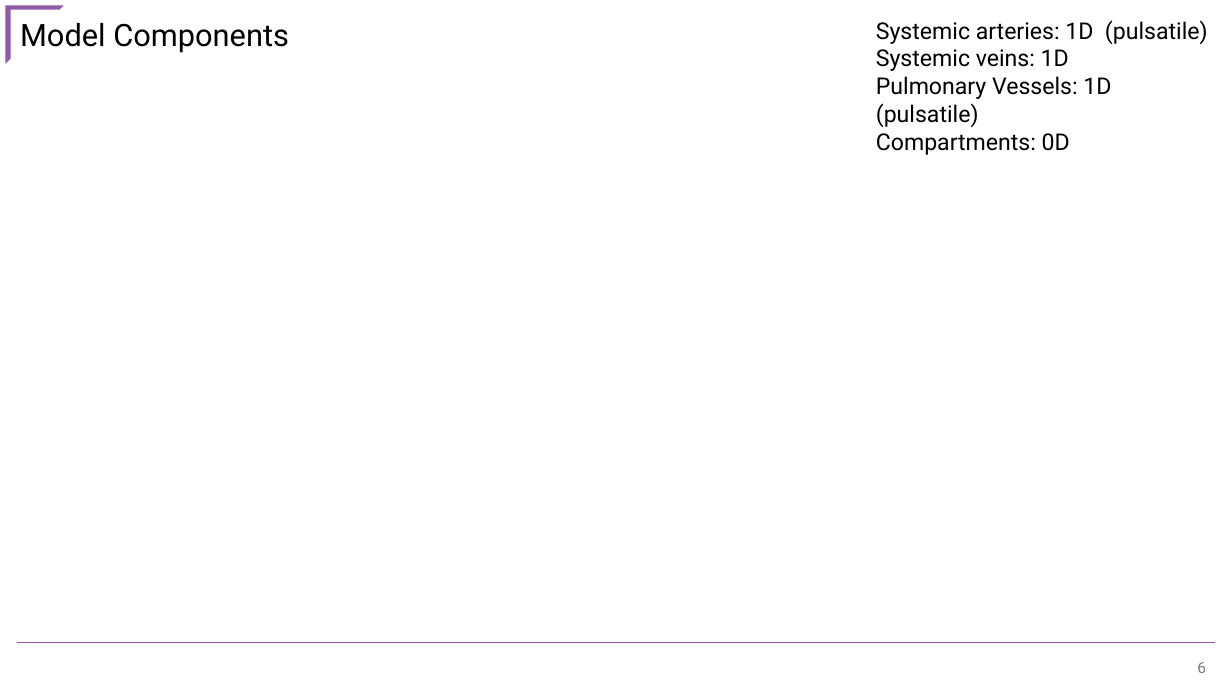
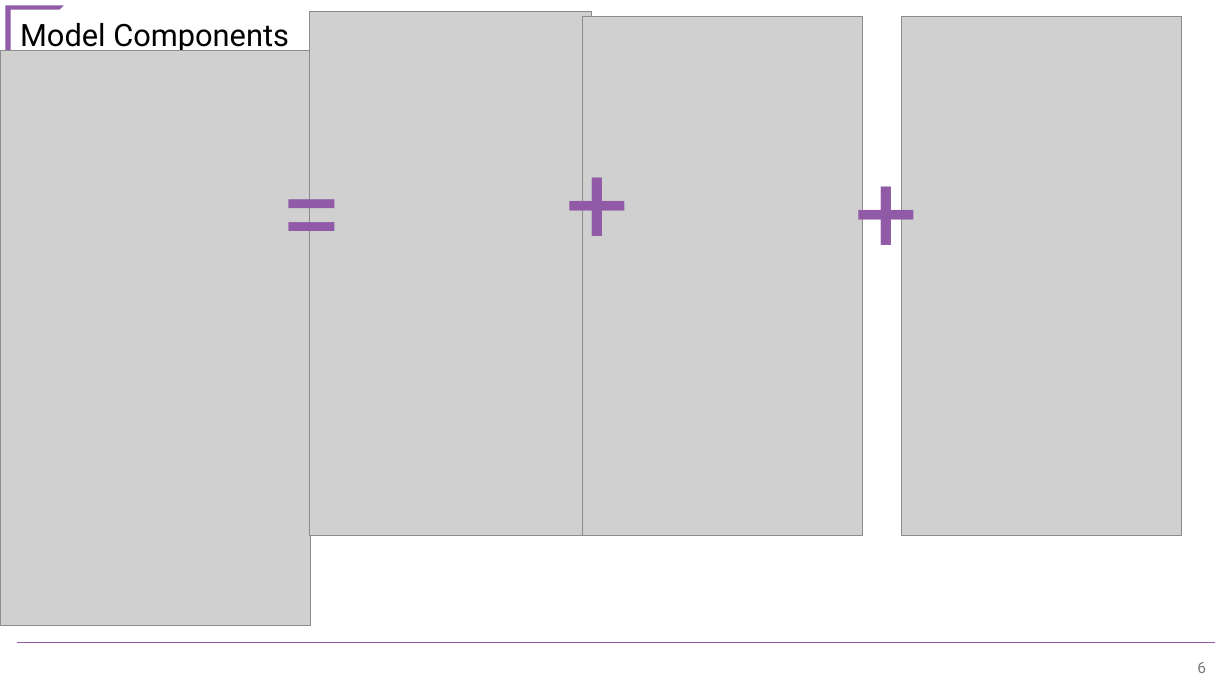
Before and after one commit to CNorthwayMedPhys/Full-Body-Flow-Model-Project, a slide deck: slide 6 of Working Documents/COMP2025.pptx. Drawn at 1232x693 pixels with LibreOffice and Linux fonts; fonts in the diff are those of the drawing; grey boxes stand for pictures. Boxes give left, top, right and bottom in pixels: in the first picture for what was removed or moved away, otherwise in the second. Text is boxed around its words. In the diff, an @@ line names an element or a change of style, - is before the commit and + after.

```diff
--- a/Working Documents/COMP2025.pptx
+++ b/Working Documents/COMP2025.pptx
@@ picture added at box(310, 11, 592, 535) @@
@@ picture added at box(582, 17, 862, 536) @@
@@ text removed at box(876, 20, 1208, 155) @@
-Systemic arteries: 1D (pulsatile)
-Systemic veins: 1D
-Pulmonary Vessels: 1D (pulsatile)
-Compartments: 0D
@@ picture added at box(902, 17, 1182, 536) @@
@@ picture added at box(0, 51, 311, 626) @@
@@ text added at box(271, 136, 350, 282), 88 pt, text #905AA6 @@
+=
@@ text added at box(556, 128, 636, 274), 88 pt, text #905AA6 @@
++
@@ text added at box(846, 136, 925, 282), 88 pt, text #905AA6 @@
++
```
Also in this commit, not shown: 5 other slides changed, 11 slides added, 5 slides removed, 15 other files.
